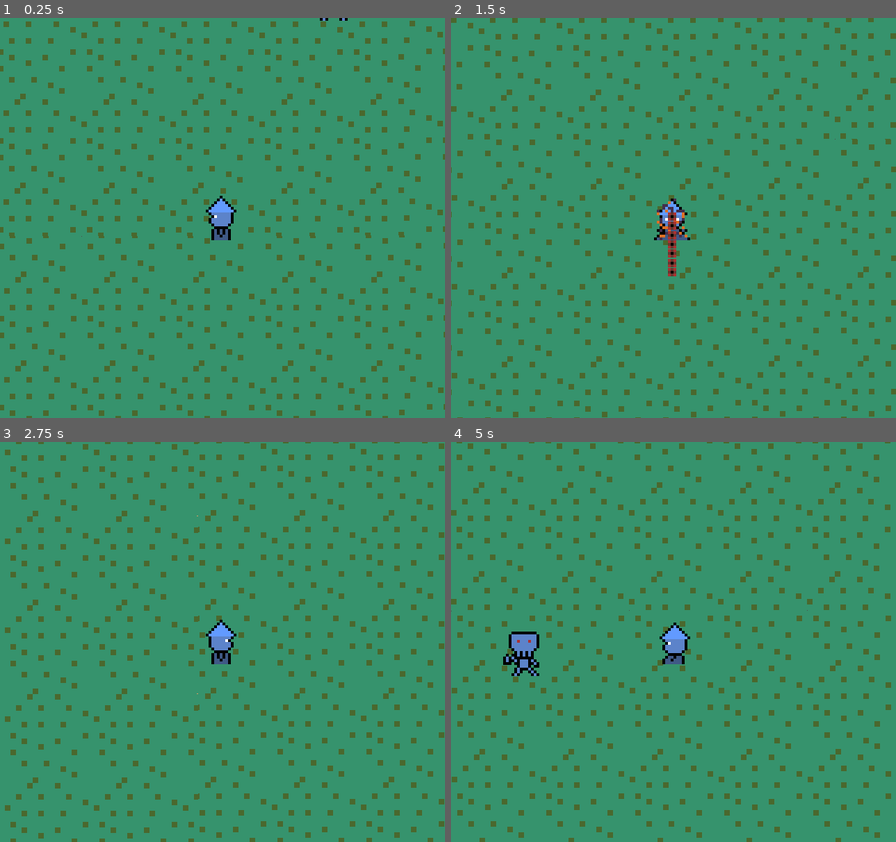
Above: before the commit, frames 1-4 (two rows, left to right).
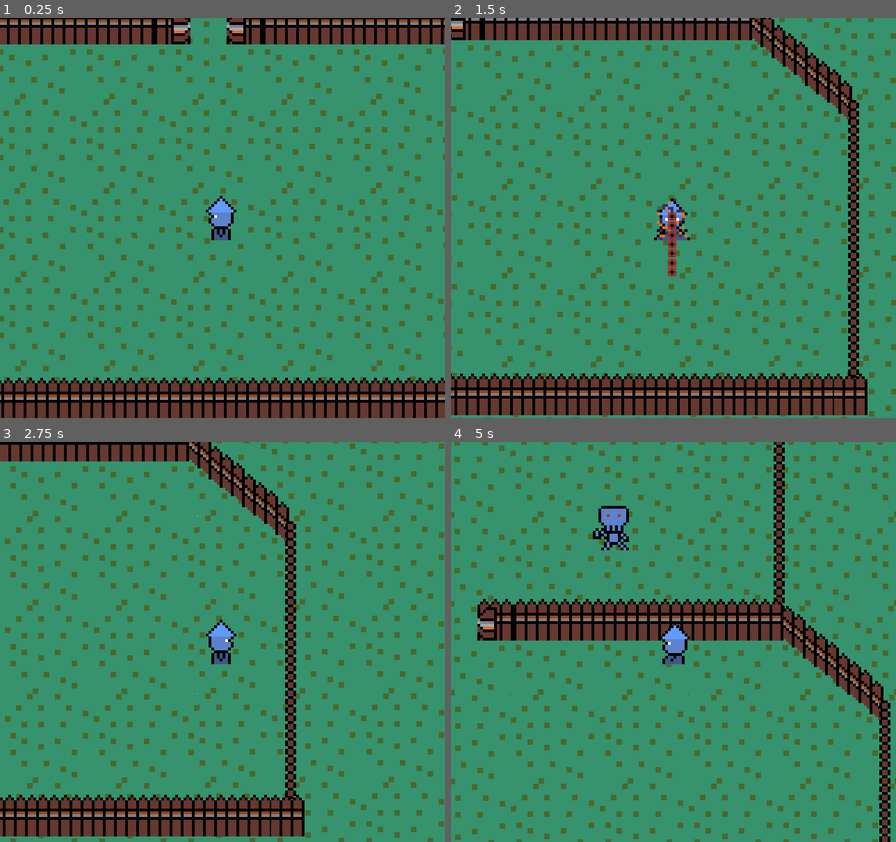
Above: after the commit, the same moments.

Repository: macattack69/TOPSECRETDONTTOUCH
Game: Godot game, scene res://Scenes/World.tscn
Same seed, same stepped clock (60 frames per second), same inputs: the game is played once before the commit and once after it.
Inputs:
- Up to frame 1 (0.25 s): no input
- Up to frame 2 (1.5 s): tap Enter at 0.5 s; hold D (ui_right) 0.53-1.28 s; tap R (dodge) at 0.6 s; hold S (ui_down) from 1.28 s (still down); tap Space (shoot) at 1.35 s
- Up to frame 3 (2.75 s): release S (ui_down) at 2.03 s; hold D (ui_right) from 2.03 s (still down); tap F (shoot2) at 2.1 s
- Up to frame 4 (5 s): release D (ui_right) at 2.78 s; hold W (ui_up) 2.78-3.53 s; tap R (dodge) at 2.85 s; hold Space (shoot) 3.53-4.28 s; hold A (ui_left) from 3.53 s (still down); tap F (shoot2) at 4.35 s

The runs differ from the first frame. In frame 1, 15% of the frame differs, in the area x 0-100%, y 0-100%; in frame 2, 16%; in frame 3, 12%; in frame 4, 25%.

Commit message:
Final commit for tonight
I went fucking crazy today

Diff:
--- a/yamya2w+b/Scenes/Barrack_WallExtended.tscn
+++ b/yamya2w+b/Scenes/Environmennt/Barrack_WallExtended.tscn
@@ -12,19 +12,19 @@
 [node name="Sprite" type="Sprite" parent="StaticBody2D"]
 texture = ExtResource( 1 )
 region_enabled = true
-region_rect = Rect2( 94, 65, 33, 15 )
+region_rect = Rect2( 271, 249, 31, 15 )
 
 [node name="Sprite2" type="Sprite" parent="StaticBody2D"]
 position = Vector2( 32, 0 )
 texture = ExtResource( 1 )
 region_enabled = true
-region_rect = Rect2( 94, 65, 33, 15 )
+region_rect = Rect2( 270, 249, 33, 15 )
 
 [node name="Sprite3" type="Sprite" parent="StaticBody2D"]
 position = Vector2( -32, 0 )
 texture = ExtResource( 1 )
 region_enabled = true
-region_rect = Rect2( 94, 65, 33, 15 )
+region_rect = Rect2( 270, 249, 33, 15 )
 
 [node name="CollisionShape2D" type="CollisionShape2D" parent="StaticBody2D"]
 position = Vector2( 0, 1 )
--- /dev/null
+++ b/yamya2w+b/Scenes/Environmennt/WallAngledFlipped.tscn
@@ -0,0 +1,21 @@
+[gd_scene load_steps=3 format=2]
+
+[ext_resource path="res://Assets/tilemap1.png" type="Texture" id=1]
+
+[sub_resource type="SegmentShape2D" id=1]
+a = Vector2( -19, -11 )
+b = Vector2( 19, 22 )
+
+[node name="Node2D" type="Node2D"]
+
+[node name="StaticBody2D" type="StaticBody2D" parent="."]
+
+[node name="Sprite2" type="Sprite" parent="StaticBody2D"]
+texture = ExtResource( 1 )
+region_enabled = true
+region_rect = Rect2( 361, 197, 37, 42 )
+
+[node name="CollisionShape2D" type="CollisionShape2D" parent="StaticBody2D"]
+position = Vector2( 6, 4 )
+rotation = 1.72788
+shape = SubResource( 1 )
--- a/yamya2w+b/Scenes/gate_opened.tscn
+++ b/yamya2w+b/Scenes/Environmennt/barracks_wall.tscn
@@ -1,23 +1,25 @@
 [gd_scene load_steps=3 format=2]
 
-[ext_resource path="res://Assets/yamya top down by me :).png" type="Texture" id=1]
+[ext_resource path="res://Assets/tilemap1.png" type="Texture" id=1]
 
 [sub_resource type="RectangleShape2D" id=1]
-extents = Vector2( 6, 6.5 )
+extents = Vector2( 12, 6.25 )
 
 [node name="Node2D" type="Node2D"]
 
 [node name="StaticBody2D" type="StaticBody2D" parent="."]
 
+[node name="Sprite2" type="Sprite" parent="StaticBody2D"]
+position = Vector2( -12, 0 )
+texture = ExtResource( 1 )
+region_enabled = true
+region_rect = Rect2( 286, 249, 13, 15 )
+
 [node name="Sprite" type="Sprite" parent="StaticBody2D"]
 texture = ExtResource( 1 )
 region_enabled = true
-region_rect = Rect2( 118, 129, 39, 15 )
+region_rect = Rect2( 291, 249, 12, 15 )
 
 [node name="CollisionShape2D" type="CollisionShape2D" parent="StaticBody2D"]
-position = Vector2( -13, 1 )
+position = Vector2( -6, 1 )
 shape = SubResource( 1 )
-
-[node name="CollisionShape2D2" type="CollisionShape2D" parent="StaticBody2D"]
-position = Vector2( 13, 1 )
-shape = SubResource( 1 )
--- a/yamya2w+b/Scenes/fruit tree.tscn
+++ b/yamya2w+b/Scenes/Environmennt/fruit tree.tscn
@@ -1,6 +1,6 @@
 [gd_scene load_steps=3 format=2]
 
-[ext_resource path="res://Assets/yamya top down by me :).png" type="Texture" id=1]
+[ext_resource path="res://Assets/tilemap1.png" type="Texture" id=1]
 
 [sub_resource type="CapsuleShape2D" id=1]
 radius = 3.0
@@ -13,7 +13,7 @@
 [node name="Sprite" type="Sprite" parent="StaticBody2D"]
 texture = ExtResource( 1 )
 region_enabled = true
-region_rect = Rect2( 0, 64, 16, 16 )
+region_rect = Rect2( 176, 248, 16, 16 )
 
 [node name="CollisionShape2D2" type="CollisionShape2D" parent="StaticBody2D"]
 position = Vector2( 0, 4 )
--- a/yamya2w+b/Scenes/gate_closed.tscn
+++ b/yamya2w+b/Scenes/Environmennt/gate_closed.tscn
@@ -1,6 +1,6 @@
 [gd_scene load_steps=3 format=2]
 
-[ext_resource path="res://Assets/yamya top down by me :).png" type="Texture" id=1]
+[ext_resource path="res://Assets/tilemap1.png" type="Texture" id=1]
 
 [sub_resource type="RectangleShape2D" id=1]
 extents = Vector2( 19.5, 6.5 )
@@ -12,7 +12,7 @@
 [node name="Sprite" type="Sprite" parent="StaticBody2D"]
 texture = ExtResource( 1 )
 region_enabled = true
-region_rect = Rect2( 100, 94, 39, 15 )
+region_rect = Rect2( 276, 278, 39, 15 )
 
 [node name="CollisionShape2D" type="CollisionShape2D" parent="StaticBody2D"]
 position = Vector2( 0, 1 )
--- /dev/null
+++ b/yamya2w+b/Scenes/Environmennt/gate_opened.tscn
@@ -0,0 +1,23 @@
+[gd_scene load_steps=3 format=2]
+
+[ext_resource path="res://Assets/tilemap1.png" type="Texture" id=1]
+
+[sub_resource type="RectangleShape2D" id=1]
+extents = Vector2( 6, 6.5 )
+
+[node name="Node2D" type="Node2D"]
+
+[node name="StaticBody2D" type="StaticBody2D" parent="."]
+
+[node name="Sprite" type="Sprite" parent="StaticBody2D"]
+texture = ExtResource( 1 )
+region_enabled = true
+region_rect = Rect2( 294, 313, 39, 15 )
+
+[node name="CollisionShape2D" type="CollisionShape2D" parent="StaticBody2D"]
+position = Vector2( -13, 1 )
+shape = SubResource( 1 )
+
+[node name="CollisionShape2D2" type="CollisionShape2D" parent="StaticBody2D"]
+position = Vector2( 13, 1 )
+shape = SubResource( 1 )
--- a/yamya2w+b/Scenes/tree.tscn
+++ b/yamya2w+b/Scenes/Environmennt/tree.tscn
@@ -1,6 +1,6 @@
 [gd_scene load_steps=3 format=2]
 
-[ext_resource path="res://Assets/yamya top down by me :).png" type="Texture" id=1]
+[ext_resource path="res://Assets/tilemap1.png" type="Texture" id=1]
 
 [sub_resource type="CapsuleShape2D" id=1]
 radius = 3.0
@@ -13,7 +13,7 @@
 [node name="Sprite" type="Sprite" parent="StaticBody2D"]
 texture = ExtResource( 1 )
 region_enabled = true
-region_rect = Rect2( 16, 48, 16, 15 )
+region_rect = Rect2( 192, 232, 16, 16 )
 
 [node name="CollisionShape2D" type="CollisionShape2D" parent="StaticBody2D"]
 position = Vector2( 0, 4 )
--- a/yamya2w+b/Scenes/barracks_wall.tscn
+++ b/yamya2w+b/Scenes/Environmennt/trees.tscn
@@ -2,24 +2,21 @@
 
 [ext_resource path="res://Assets/tilemap1.png" type="Texture" id=1]
 
-[sub_resource type="RectangleShape2D" id=1]
-extents = Vector2( 12, 6.25 )
+[sub_resource type="CapsuleShape2D" id=1]
+radius = 3.0
 
-[node name="Node2D" type="Node2D"]
+[node name="trees" type="Node2D"]
 
 [node name="StaticBody2D" type="StaticBody2D" parent="."]
 
-[node name="Sprite2" type="Sprite" parent="StaticBody2D"]
-position = Vector2( -12, 0 )
+[node name="Sprite" type="Sprite" parent="StaticBody2D"]
+position = Vector2( 0, 5.68434e-14 )
+scale = Vector2( 1.5, 1.64286 )
 texture = ExtResource( 1 )
 region_enabled = true
-region_rect = Rect2( 96, 33, 13, 15 )
-
-[node name="Sprite" type="Sprite" parent="StaticBody2D"]
-texture = ExtResource( 1 )
-region_enabled = true
-region_rect = Rect2( 96, 33, 13, 15 )
+region_rect = Rect2( 208, 216, 18, 7 )
 
 [node name="CollisionShape2D" type="CollisionShape2D" parent="StaticBody2D"]
-position = Vector2( -6, 1 )
+position = Vector2( 0, 2 )
+rotation = -1.5708
 shape = SubResource( 1 )
--- /dev/null
+++ b/yamya2w+b/Scenes/Environmennt/wallAngled.tscn
@@ -0,0 +1,20 @@
+[gd_scene load_steps=3 format=2]
+
+[ext_resource path="res://Assets/tilemap1.png" type="Texture" id=1]
+
+[sub_resource type="SegmentShape2D" id=1]
+a = Vector2( -19, -11 )
+b = Vector2( 19, 22 )
+
+[node name="Node2D" type="Node2D"]
+
+[node name="StaticBody2D" type="StaticBody2D" parent="."]
+
+[node name="Sprite2" type="Sprite" parent="StaticBody2D"]
+position = Vector2( 0, 1 )
+texture = ExtResource( 1 )
+region_enabled = true
+region_rect = Rect2( 299, 190, 37, 42 )
+
+[node name="CollisionShape2D" type="CollisionShape2D" parent="StaticBody2D"]
+shape = SubResource( 1 )
--- /dev/null
+++ b/yamya2w+b/Scenes/Environmennt/wallupndown.tscn
@@ -0,0 +1,54 @@
+[gd_scene load_steps=3 format=2]
+
+[ext_resource path="res://Assets/tilemap1.png" type="Texture" id=1]
+
+[sub_resource type="RectangleShape2D" id=1]
+extents = Vector2( 2, 53 )
+
+[node name="Node2D" type="Node2D"]
+
+[node name="StaticBody2D" type="StaticBody2D" parent="."]
+
+[node name="Sprite2" type="Sprite" parent="StaticBody2D"]
+texture = ExtResource( 1 )
+region_enabled = true
+region_rect = Rect2( 352, 240, 4, 16 )
+
+[node name="Sprite3" type="Sprite" parent="StaticBody2D"]
+position = Vector2( 0, -15 )
+texture = ExtResource( 1 )
+region_enabled = true
+region_rect = Rect2( 352, 240, 4, 16 )
+
+[node name="Sprite4" type="Sprite" parent="StaticBody2D"]
+position = Vector2( 0, 15 )
+texture = ExtResource( 1 )
+region_enabled = true
+region_rect = Rect2( 352, 240, 4, 16 )
+
+[node name="Sprite5" type="Sprite" parent="StaticBody2D"]
+position = Vector2( 0, -30 )
+texture = ExtResource( 1 )
+region_enabled = true
+region_rect = Rect2( 352, 240, 4, 16 )
+
+[node name="Sprite7" type="Sprite" parent="StaticBody2D"]
+position = Vector2( 0, -45 )
+texture = ExtResource( 1 )
+region_enabled = true
+region_rect = Rect2( 352, 240, 4, 16 )
+
+[node name="Sprite6" type="Sprite" parent="StaticBody2D"]
+position = Vector2( 0, 30 )
+texture = ExtResource( 1 )
+region_enabled = true
+region_rect = Rect2( 352, 240, 4, 16 )
+
+[node name="Sprite8" type="Sprite" parent="StaticBody2D"]
+position = Vector2( 0, 45 )
+texture = ExtResource( 1 )
+region_enabled = true
+region_rect = Rect2( 352, 240, 4, 16 )
+
+[node name="CollisionShape2D" type="CollisionShape2D" parent="StaticBody2D"]
+shape = SubResource( 1 )
--- a/yamya2w+b/Scenes/World.tscn
+++ b/yamya2w+b/Scenes/World.tscn
@@ -1,8 +1,15 @@
-[gd_scene load_steps=4 format=2]
+[gd_scene load_steps=11 format=2]
 
 [ext_resource path="res://player/Player.tscn" type="PackedScene" id=1]
 [ext_resource path="res://Scenes/tilemap.tscn" type="PackedScene" id=2]
+[ext_resource path="res://Scenes/Environmennt/gate_opened.tscn" type="PackedScene" id=3]
+[ext_resource path="res://Scenes/Environmennt/Barrack_WallExtended.tscn" type="PackedScene" id=4]
+[ext_resource path="res://Scenes/Environmennt/wallupndown.tscn" type="PackedScene" id=5]
+[ext_resource path="res://Scenes/Environmennt/wallAngled.tscn" type="PackedScene" id=6]
 [ext_resource path="res://Scenes/manazombie.tscn" type="PackedScene" id=7]
+[ext_resource path="res://Scenes/Environmennt/gate_closed.tscn" type="PackedScene" id=8]
+[ext_resource path="res://Scenes/Environmennt/WallAngledFlipped.tscn" type="PackedScene" id=9]
+[ext_resource path="res://Scenes/Environmennt/barracks_wall.tscn" type="PackedScene" id=10]
 
 [node name="World" type="Node2D"]
 
@@ -10,10 +17,60 @@
 position = Vector2( -966, -417 )
 
 [node name="zombie2" parent="." instance=ExtResource( 7 )]
-position = Vector2( -63, -71 )
+position = Vector2( -64, -92 )
 
 [node name="zombie" parent="." instance=ExtResource( 7 )]
-position = Vector2( 20, -70 )
+position = Vector2( 31, -94 )
 
-[node name="Player" parent="." instance=ExtResource( 1 )]
+[node name="YSort" type="YSort" parent="."]
+
+[node name="wallupndown2" parent="YSort" instance=ExtResource( 5 )]
+position = Vector2( 129, 21 )
+
+[node name="littlewall" parent="YSort" instance=ExtResource( 10 )]
+position = Vector2( 128, 74 )
+
+[node name="bigwall5" parent="YSort" instance=ExtResource( 4 )]
+position = Vector2( -90, -155 )
+
+[node name="Node2D2" parent="YSort" instance=ExtResource( 8 )]
+position = Vector2( -23, -155 )
+
+[node name="bigwall6" parent="YSort" instance=ExtResource( 4 )]
+position = Vector2( 44, -155 )
+
+[node name="bigwall" parent="YSort" instance=ExtResource( 4 )]
+position = Vector2( -30, 74 )
+
+[node name="wallupndown3" parent="YSort" instance=ExtResource( 5 )]
+position = Vector2( -138, -106 )
+
+[node name="bigwall3" parent="YSort" instance=ExtResource( 4 )]
+position = Vector2( -92, -61 )
+
+[node name="wallupndown4" parent="YSort" instance=ExtResource( 5 )]
+position = Vector2( 91, -107 )
+
+[node name="bigwall4" parent="YSort" instance=ExtResource( 4 )]
+position = Vector2( 44, -61 )
+
+[node name="flippedwallangeled" parent="YSort" instance=ExtResource( 9 )]
+position = Vector2( -156, -45 )
+
+[node name="wallupndown" parent="YSort" instance=ExtResource( 5 )]
+position = Vector2( -172, 16 )
+
+[node name="WallAngeled" parent="YSort" instance=ExtResource( 6 )]
+position = Vector2( 110, -46 )
+
+[node name="bigwall1" parent="YSort" instance=ExtResource( 4 )]
+position = Vector2( -126, 74 )
+
+[node name="bigwall2" parent="YSort" instance=ExtResource( 4 )]
+position = Vector2( 66, 74 )
+
+[node name="gate_opened" parent="YSort" instance=ExtResource( 3 )]
+position = Vector2( -24, -61 )
+
+[node name="Player" parent="YSort" instance=ExtResource( 1 )]
 position = Vector2( -19, 9 )
--- a/yamya2w+b/Scenes/trees.tscn
+++ /dev/null
@@ -1,43 +0,0 @@
-[gd_scene load_steps=3 format=2]
-
-[ext_resource path="res://Assets/yamya top down by me :).png" type="Texture" id=1]
-
-[sub_resource type="CapsuleShape2D" id=1]
-radius = 3.0
-
-[node name="trees" type="Node2D"]
-
-[node name="StaticBody2D" type="StaticBody2D" parent="."]
-
-[node name="Sprite" type="Sprite" parent="StaticBody2D"]
-position = Vector2( 0, 2.38419e-07 )
-scale = Vector2( 1.5, 1.64286 )
-texture = ExtResource( 1 )
-region_enabled = true
-region_rect = Rect2( 33, 32, 16, 7 )
-
-[node name="Sprite4" type="Sprite" parent="StaticBody2D"]
-position = Vector2( -12, 3.75001 )
-scale = Vector2( 1.5, 1.64286 )
-texture = ExtResource( 1 )
-region_enabled = true
-region_rect = Rect2( 33, 32, 16, 7 )
-
-[node name="Sprite2" type="Sprite" parent="StaticBody2D"]
-position = Vector2( 6, 4.75001 )
-scale = Vector2( 1.5, 1.64286 )
-texture = ExtResource( 1 )
-region_enabled = true
-region_rect = Rect2( 33, 32, 16, 7 )
-
-[node name="Sprite3" type="Sprite" parent="StaticBody2D"]
-position = Vector2( -4, 7.75001 )
-scale = Vector2( 1.5, 1.64286 )
-texture = ExtResource( 1 )
-region_enabled = true
-region_rect = Rect2( 33, 32, 16, 7 )
-
-[node name="CollisionShape2D" type="CollisionShape2D" parent="StaticBody2D"]
-position = Vector2( -4, 11 )
-rotation = -1.5708
-shape = SubResource( 1 )
--- a/yamya2w+b/player/Player.tscn
+++ b/yamya2w+b/player/Player.tscn
@@ -638,7 +638,6 @@
 position = Vector2( -1.49012e-08, 6 )
 rotation = -1.58476
 shape = SubResource( 1 )
-disabled = true
 
 [node name="Camera2D" type="Camera2D" parent="."]
 current = true
Binary file changed: yamya2w+b/Assets/tilemap1.png
